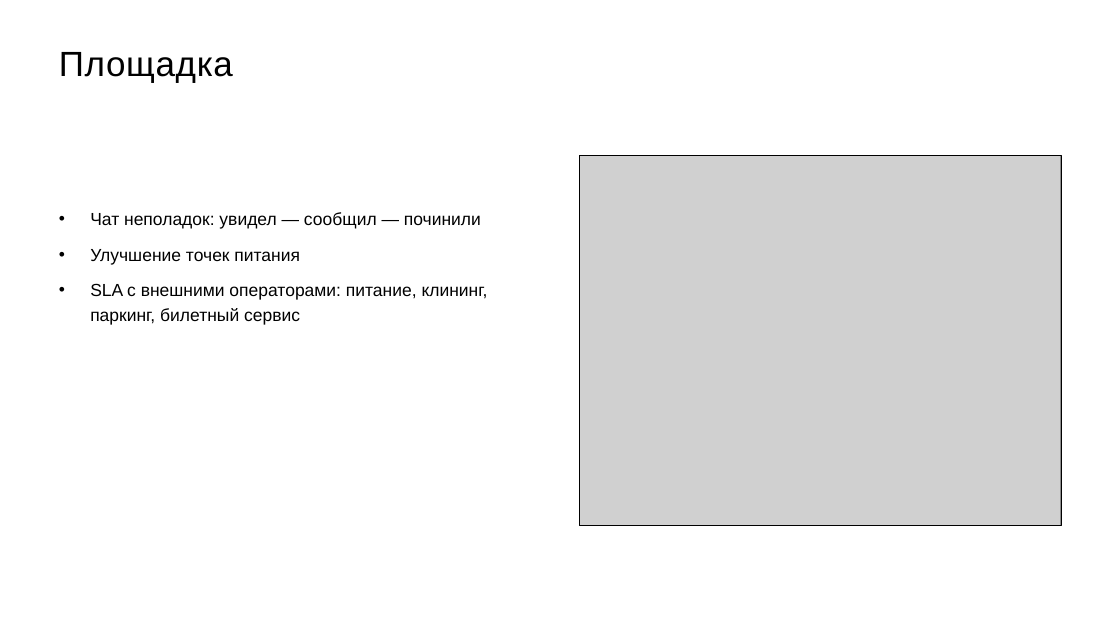
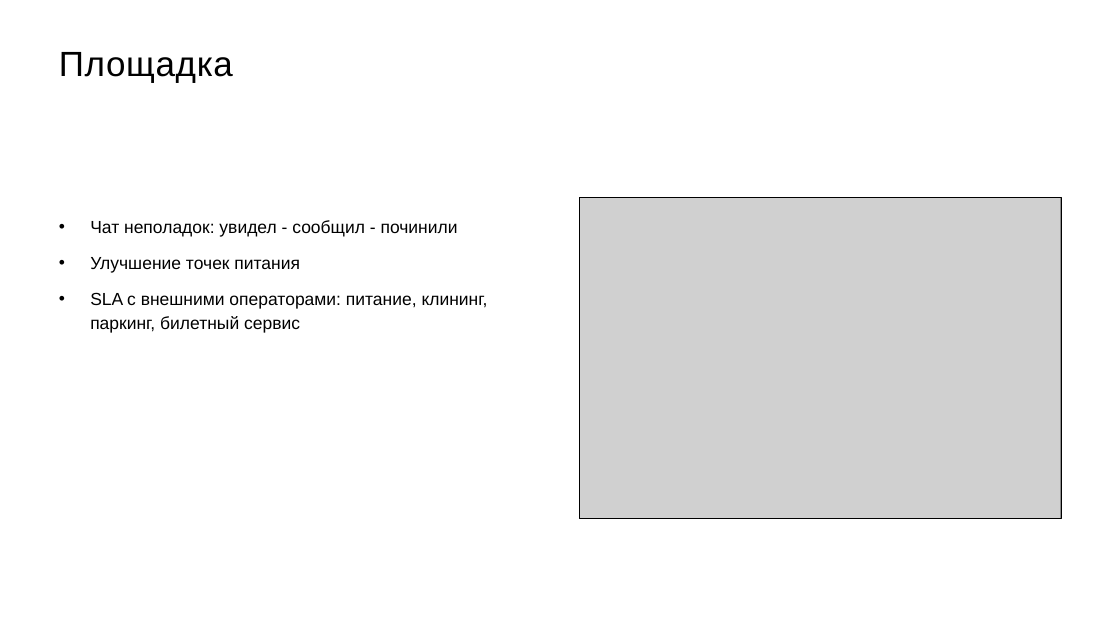
Before and after one commit to skrasin/ges-2, a slide deck: slide 10 of docs/strategy/ges2-service-cx-proposal.pptx (slide 11 before the commit). Drawn at 1120x630 pixels with LibreOffice and Linux fonts; fonts in the diff are those of the drawing; grey boxes stand for pictures. Boxes give left, top, right and bottom in pixels: in the first picture for what was removed or moved away, otherwise in the second. Text is boxed around its words. In the diff, an @@ line names an element or a change of style, - is before the commit and + after.

```diff
--- a/docs/strategy/ges2-service-cx-proposal.pptx
+++ b/docs/strategy/ges2-service-cx-proposal.pptx
@@ text "Чат неполадок: увидел - сообщил ...": place and size @@
-text "Чат неполадок: увидел - сообщил ..." at [90,212,488,325]
+text "Чат неполадок: увидел - сообщил ..." at [90,220,488,333]
@@ picture: place and size @@
-picture at [580,155,1061,525]
+picture at [580,197,1061,518]
@@ rectangle: place and size @@
-rectangle at [580,155,1061,525]
+rectangle at [580,197,1061,518]
@@ text at [90,220,458,237]: text changed @@
-• Чат неполадок: увидел — сообщил — починили
+• Чат неполадок: увидел - сообщил - починили
```
Also in this commit, not shown: 9 other slides changed, 1 slide removed, 8 other files.
